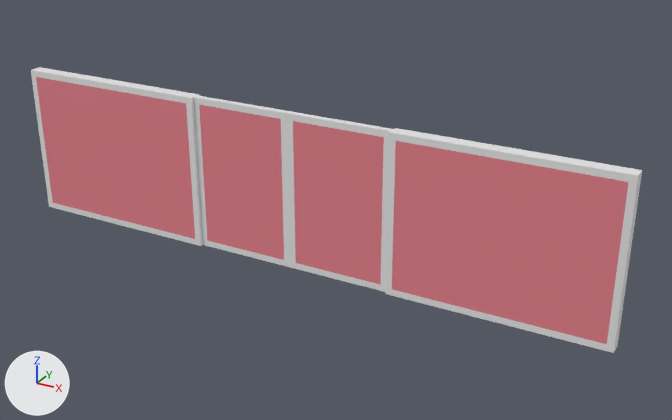
What one commit did to the Blender file assets/models/environment/metro_door.blend.
The view is the same before and after, from a 50 mm lens placed at (32.9, -52.9, 25.8), pointed at (3.2, 1.1, -1.2). Arrows for +X, +Y and +Z are at lower left; the lights stay in place. The older version comes first.

The older version as bpy lines, for what is in view:
```python
me_cube_001 = bpy.data.meshes.new('Cube.001')
me_cube_001.from_pydata(...)  # 24 vertices, 22 faces; spans x -8.0..0.0, y -0.5..0.5, z -6.0..6.0
# faces by material slot: [16, 6]
me_cube_001.materials.append(mat_material)  # white #e7e7e7
me_cube_001.materials.append(mat_glass)  # pink #e7818d
me_cube_004 = bpy.data.meshes.new('Cube.004')
me_cube_004.from_pydata(...)  # 24 vertices, 22 faces; spans x -24.0..-8.0, y -0.5..0.5, z -6.0..6.0
# faces by material slot: [16, 6]
me_cube_004.materials.append(mat_material)  # white #e7e7e7
me_cube_004.materials.append(mat_glass)  # pink #e7818d
ob_cube_002_col = bpy.data.objects.new('Cube.002-col', me_cube_004)
ob_cube_002_col.location = (0.0, 0.0, 0.0)
_m = ob_cube_002_col.modifiers.new('Mirror', 'MIRROR')
ob_cube_col = bpy.data.objects.new('Cube-col', me_cube_001)
ob_cube_col.location = (0.0, 0.0, 0.0)
ob_cube_col.scale = (1.0, 0.5, 1.0)
_m = ob_cube_col.modifiers.new('Mirror', 'MIRROR')
```
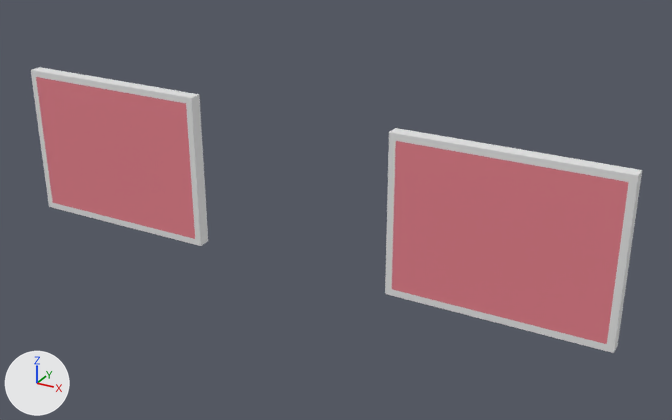
Where the change shows, as pixel boxes [x1, y1, x2, y2] in the pictures (672 x 420 px):
'Cube-col', deleted: before [193, 95, 393, 292]
    faces in mat_glass (pink #e7818d): [199, 105, 384, 284]
    faces in mat_material (white #e7e7e7): [193, 95, 393, 292]

Diff of the bpy script that builds the scene:
```diff
--- a/assets/models/environment/metro_door.blend.py
+++ b/assets/models/environment/metro_door.blend.py
@@ ob_cube_col @@
-ob_cube_col = bpy.data.objects.new('Cube-col', me_cube_001)
-ob_cube_col.location = (0.0, 0.0, 0.0)
-ob_cube_col.scale = (1.0, 0.5, 1.0)
-_m = ob_cube_col.modifiers.new('Mirror', 'MIRROR')
```
